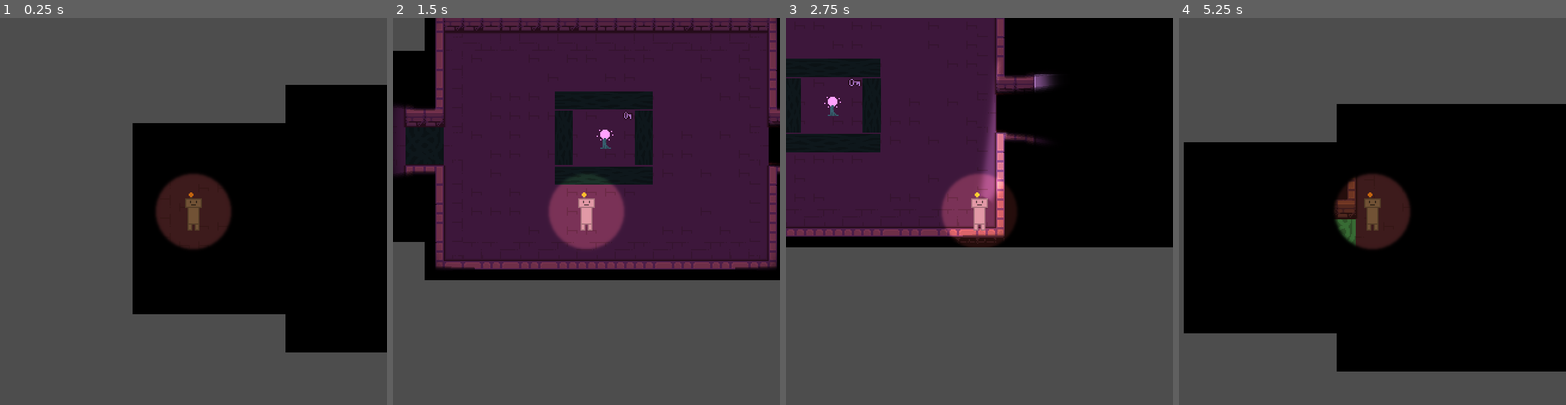
Above: before the commit, frames 1-4 (left to right).
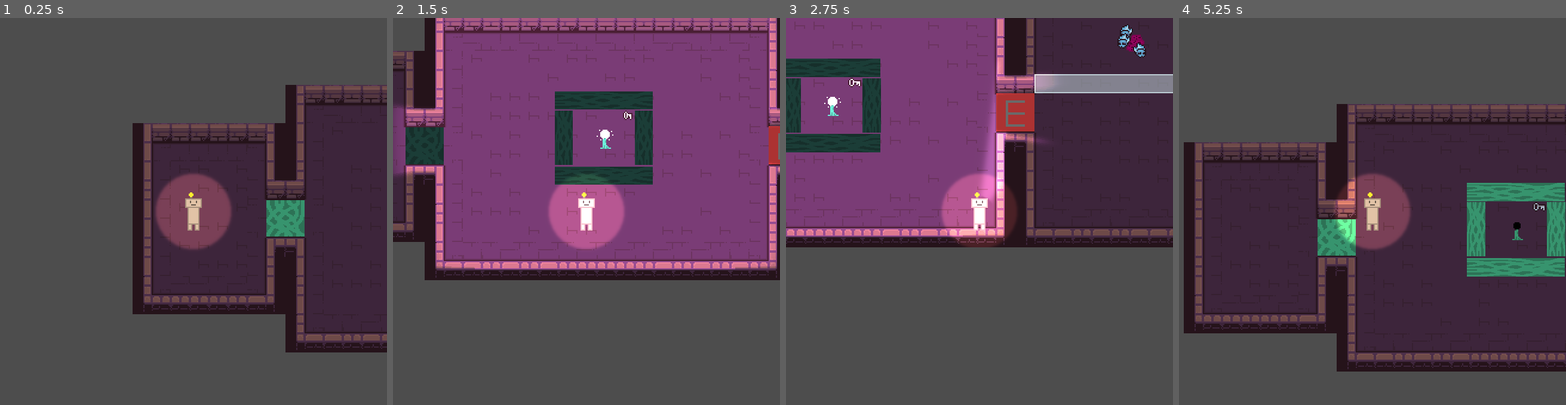
Above: after the commit, the same moments.

Repository: CookieCherith0969/GDM-Assignment-4
Game: Godot game, scene res://Scenes/Levels/Tutorial.tscn
Two runs of this game, one before a commit and one after it. Both use one fixed random seed, a clock stepped at 60 frames per second and the inputs below.
Inputs (mouse positions are in pixels of both pictures, inside the frame that each line leads up to):
- Up to frame 1 (0.25 s): no input
- Up to frame 2 (1.5 s): tap Enter at 0.5 s; move the mouse to (671, 192) at 0.52 s; hold D (Right) 0.53-1.28 s; hold Space (Light) 0.53-1.28 s; move the mouse to (509, 230) at 1.27 s; hold S (Down) from 1.28 s (still down); tap Space (Light) at 1.35 s
- Up to frame 3 (2.75 s): move the mouse to (1018, 126) at 2.02 s; release S (Down) at 2.03 s; hold D (Right) from 2.03 s (still down); hold Space (Light) from 2.03 s (still down)
- Up to frame 4 (5.25 s): move the mouse to (1353, 288) at 2.77 s; release D (Right) at 2.78 s; release Space (Light) at 2.78 s; hold W (Up) 2.78-3.53 s; tap Space (Light) at 2.85, 4.35, 5 s; move the mouse to (1488, 269) at 3.52 s; hold Space (Light) 3.53-4.28 s; hold A (Left) 3.53-5.03 s; move the mouse to (1256, 153) at 4.27 s; move the mouse to (1391, 211) at 5.02 s; hold S (Down) from 5.03 s (still down); hold Space (Light) from 5.03 s (still down)

The runs differ from the first frame. In frame 1, 38% of the frame differs, in the area x 34-100%, y 17-87%; in frame 2, 66%, in the area x 0-100%, y 0-68%; in frame 3, 59%; in frame 4, 60%.

Commit message:
Enemy hives

Diff:
--- a/Scenes/Levels/Tutorial.tscn
+++ b/Scenes/Levels/Tutorial.tscn
@@ -9,6 +9,7 @@
 [ext_resource type="PackedScene" uid="uid://ow70hbsvy5xi" path="res://Scenes/lockedDoor.tscn" id="6_wdsr3"]
 [ext_resource type="PackedScene" path="res://Scenes/Glass.tscn" id="7_0eb6t"]
 [ext_resource type="PackedScene" path="res://Scenes/LevelExit.tscn" id="9_k4sq3"]
+[ext_resource type="PackedScene" uid="uid://ct4mbup2rhftj" path="res://Scenes/hive.tscn" id="10_6yq8q"]
 
 [node name="Level1" type="Node2D"]
 
@@ -20,18 +21,19 @@
 collision_mask = 5
 
 [node name="CanvasModulate" type="CanvasModulate" parent="."]
+visible = false
 color = Color(0, 0, 0, 1)
 
 [node name="Enemies" type="Node2D" parent="."]
 
 [node name="Enemy" parent="Enemies" instance=ExtResource("3_suic4")]
-position = Vector2(457, 0)
+position = Vector2(461, -57)
 
 [node name="Enemy2" parent="Enemies" instance=ExtResource("3_suic4")]
-position = Vector2(500, 0)
+position = Vector2(505, -55)
 
 [node name="Enemy3" parent="Enemies" instance=ExtResource("3_suic4")]
-position = Vector2(552, 0)
+position = Vector2(553, -59)
 
 [node name="Enemy4" parent="Enemies" instance=ExtResource("3_suic4")]
 position = Vector2(836, 0)
@@ -87,3 +89,7 @@
 [node name="LevelExit" parent="." instance=ExtResource("9_k4sq3")]
 position = Vector2(903, 57)
 next_level_path = "res://Scenes/Levels/Level1.tscn"
+
+[node name="Hive" parent="." instance=ExtResource("10_6yq8q")]
+position = Vector2(517, 4)
+scout_num = 3
--- a/Scenes/enemy.tscn
+++ b/Scenes/enemy.tscn
@@ -29,7 +29,7 @@
 }]
 
 [sub_resource type="CircleShape2D" id="CircleShape2D_714ps"]
-radius = 9.0
+radius = 5.0
 
 [node name="Enemy" type="CharacterBody2D"]
 collision_layer = 12
--- /dev/null
+++ b/Scenes/hive.tscn
@@ -0,0 +1,8 @@
+[gd_scene load_steps=3 format=3 uid="uid://ct4mbup2rhftj"]
+
+[ext_resource type="Texture2D" uid="uid://b4id0olv2rhdn" path="res://Art/PlaceholderArt/Hive.png" id="1_ge15g"]
+[ext_resource type="Script" path="res://Scripts/Hive.gd" id="2_6r2eu"]
+
+[node name="Hive" type="Sprite2D"]
+texture = ExtResource("1_ge15g")
+script = ExtResource("2_6r2eu")
--- /dev/null
+++ b/Scripts/Hive.gd
@@ -0,0 +1,33 @@
+extends Sprite2D
+
+var scout_scene = preload("res://Scenes/enemy.tscn")
+
+@export_range(0,5)
+var scout_num : int = 1 : set = set_scout_num
+var scouts : Array = []
+
+# Called when the node enters the scene tree for the first time.
+func _ready():
+	pass
+
+# Called every frame. 'delta' is the elapsed time since the previous frame.
+func _process(delta):
+	pass
+
+func set_scout_num(val : int):
+	scout_num = val
+
+	if scout_num < 0:
+		scout_num = 0
+
+	while scout_num > scouts.size():
+		var new_scout = scout_scene.instantiate()
+		new_scout.home_hive = self
+		new_scout.position.x = randf_range(-5,5)
+		new_scout.position.y = randf_range(-5,5)
+		scouts.append(new_scout)
+		add_child(new_scout)
+
+	while scout_num < scouts.size():
+		remove_child(scouts.back())
+		scouts.pop_back()
--- a/Scripts/enemy.gd
+++ b/Scripts/enemy.gd
@@ -13,6 +13,11 @@
 @onready
 var nav_agent = $NavigationAgent2D
 var nav_ready = false
+var at_home = true
+
+var shuffle_timer = 0
+var shuffle_frequency = 2
+var current_shuffle_frequency = 0
 #var target_position = global_position
 #const desired_distance = 5
 
@@ -29,9 +34,13 @@
 		return
 	# Move towards player if in range and the players light is on OR a lamp plant is on -R
 	if (player_in_range && player.lit):
+		at_home = false
+		current_shuffle_frequency = 0
 		huntlight.enabled = true
 		nav_agent.target_position = player.global_position
 	elif lighters.size() > 0:
+		at_home = false
+		current_shuffle_frequency = 0
 		huntlight.enabled = true
 
 		var closest_lighter = lighters[0]
@@ -43,17 +52,26 @@
 				shortest_distance = distance
 
 		nav_agent.target_position = closest_lighter.global_position
-	else:
+	elif not at_home:
 		huntlight.enabled = false
 		if home_hive:
 			nav_agent.target_position = home_hive.global_position
 		else:
 			nav_agent.target_position = global_position
+	elif home_hive:
+		shuffle_timer += delta
+		if shuffle_timer > current_shuffle_frequency:
+			shuffle_timer -= current_shuffle_frequency
+			current_shuffle_frequency = randfn(shuffle_frequency, 0.5)
+			nav_agent.target_position = home_hive.global_position + Vector2.from_angle(randf_range(0,2*PI))*randfn(15,5)
 
 	if nav_agent.is_navigation_finished():
+		if home_hive and nav_agent.target_position == home_hive.global_position:
+			at_home = true
 		velocity = Vector2.ZERO
 		move_and_slide()
 		return
+
 
 	#if global_position.distance_to(target_position) < desired_distance:
 	#	return
Binary file added: Art/PlaceholderArt/Hive.png
Not shown, added: Art/PlaceholderArt/Hive.png.import
Not shown: 1 places in Scenes/Levels/Tutorial.tscn that only renumber resources
